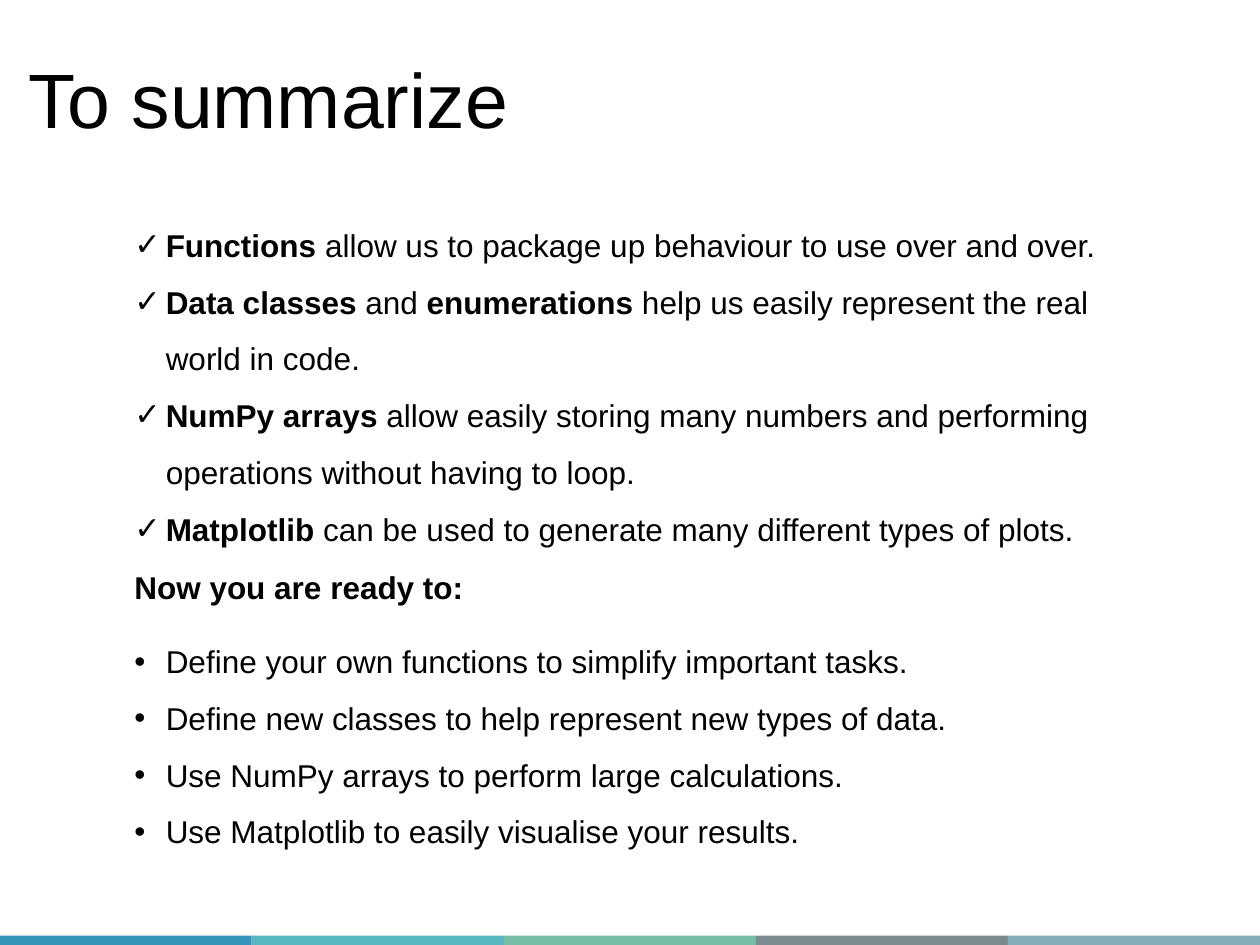
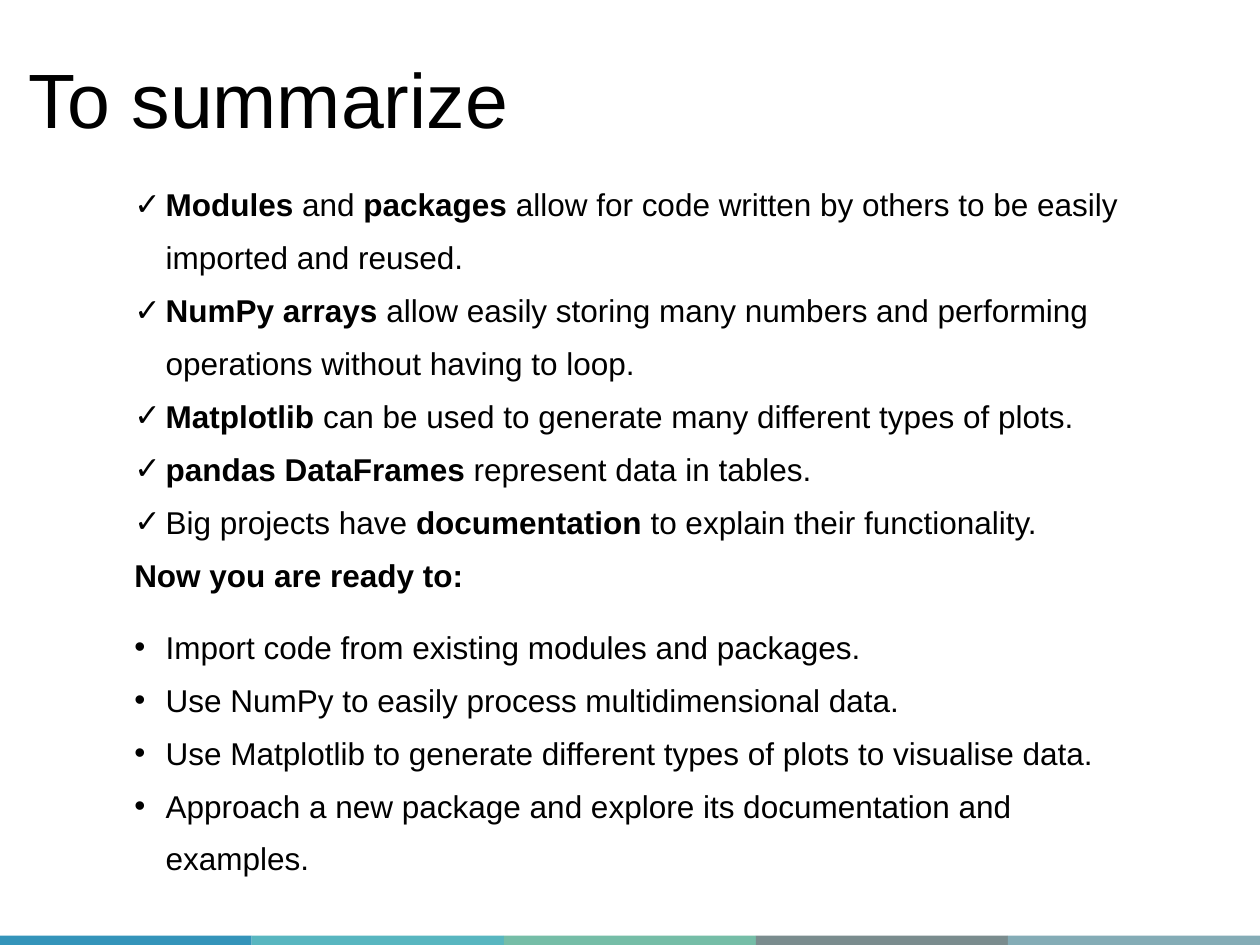
Before and after one commit to QLS-MiCM/DataProcessingInPython, a slide deck: slide 21 of Slides/QLS-MiCM Data Processing in Python (Part 2) Workshop PPT.pptx. Drawn at 1260x945 pixels with LibreOffice and Linux fonts; fonts in the diff are those of the drawing; background and template pictures are left out. Boxes give left, top, right and bottom in pixels: in the first picture for what was removed or moved away, otherwise in the second. Text is boxed around its words. In the diff, an @@ line names an element or a change of style, - is before the commit and + after.

Commit message:
Update slides.

```diff
--- a/Slides/QLS-MiCM Data Processing in Python (Part 2) Workshop PPT.pptx
+++ b/Slides/QLS-MiCM Data Processing in Python (Part 2) Workshop PPT.pptx
@@ text "Modules and packages allow for ...": place and size @@
-text "Modules and packages allow for ..." at box(134, 234, 1095, 849)
+text "Modules and packages allow for ..." at box(134, 193, 1118, 876)
@@ text at box(166, 193, 1118, 275): text changed @@
-✓ Functions allow us to package up behaviour to use over and over.
-✓ Data classes and enumerations help us easily represent the real world in code.
+✓ Modules and packages allow for code written by others to be easily imported and reused.
@@ text at box(134, 299, 1088, 593): line spacing 1.5 to 1.4; line spacing 1.09 to 0.99 @@
@@ text at box(166, 458, 1037, 540): paragraphs added @@
+✓ pandas DataFrames represent data in tables.
+✓ Big projects have documentation to explain their functionality.
@@ text at box(166, 636, 1093, 876): text changed @@
-• Define your own functions to simplify important tasks.
-• Define new classes to help represent new types of data.
-• Use NumPy arrays to perform large calculations.
-• Use Matplotlib to easily visualise your results.
+• Import code from existing modules and packages.
+• Use NumPy to easily process multidimensional data.
+• Use Matplotlib to generate different types of plots to visualise data.
+• Approach a new package and explore its documentation and examples.
```
Also in this commit, not shown: 1 other slide changed, 1 other file.
